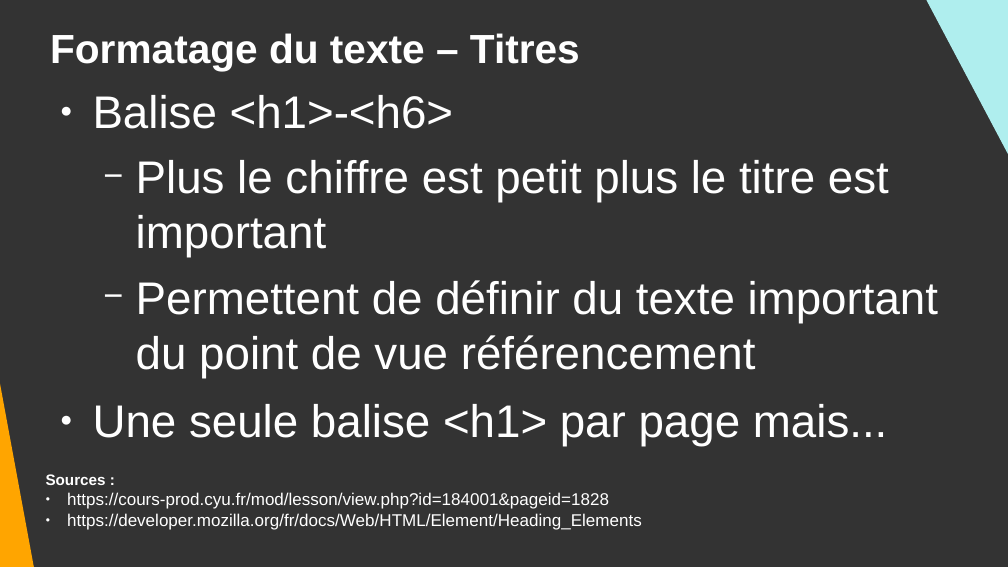
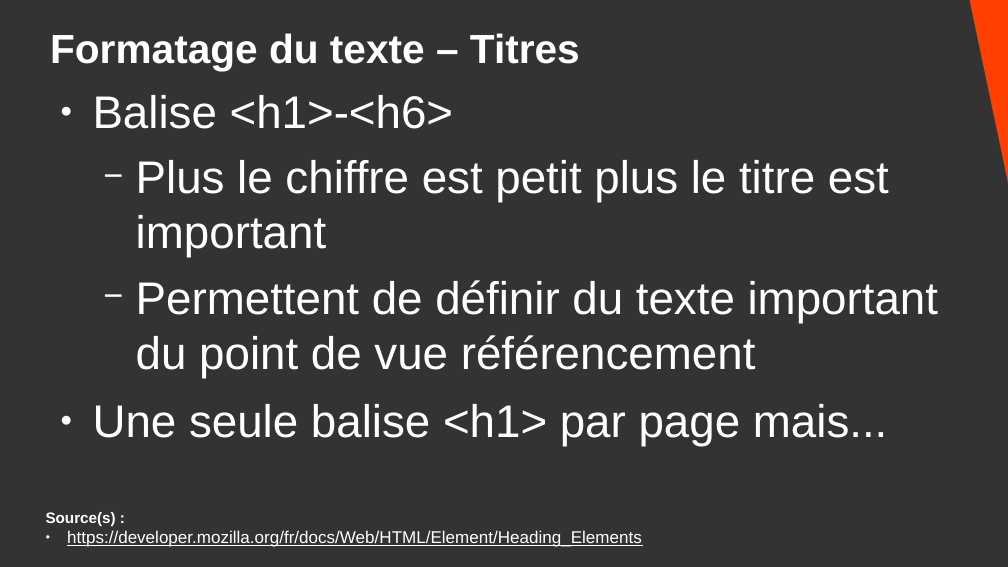
Before and after one commit to DanYellow/cours, a slide deck: slide 47 of integration-web-s1/travaux-pratiques/numero-4/presentation.odp (slide 40 before the commit). Drawn at 1008x567 pixels with LibreOffice and Linux fonts; fonts in the diff are those of the drawing. Boxes give left, top, right and bottom in pixels: in the first picture for what was removed or moved away, otherwise in the second. Text is boxed around its words. In the diff, an @@ line names an element or a change of style, - is before the commit and + after.

```diff
--- a/integration-web-s1/travaux-pratiques/numero-4/presentation.odp
+++ b/integration-web-s1/travaux-pratiques/numero-4/presentation.odp
@@ right triangle: place and size @@
-right triangle at [915,0,1008,271]
+right triangle at [965,0,1008,271]
@@ right triangle at [965,0,1008,271]: fill #AFEEEE to #FF4000 @@
@@ right triangle removed at [0,86,37,567] @@
@@ text "Source(s) :": place and size @@
-text "Source(s) :" at [46,474,642,530]
+text "Source(s) :" at [46,512,642,547]
@@ text at [46,512,116,526]: text changed; size 13.4 to 12 pt; bold on @@
-Sources :
-● https://cours-prod.cyu.fr/mod/lesson/view.php?id=184001&pageid=1828
+Source(s) :
@@ text at [67,530,642,547]: underline on in "https://developer.mozilla.org/fr/docs/Web/HTML/Element/Headi ..." @@
```
Also in this commit, not shown: 20 other slides changed, 7 slides added, 3 other files.
